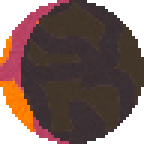
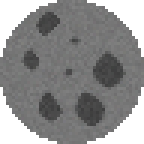
Layers edited between the first and the second (144, 144) image:
added layer "kaira_full.png copy #18" above "kaira_full.png copy #9" over [0,0,144,144]
showed "Pasted Layer copy #33" over [0,0,144,144]
showed "Pasted Layer copy #32" over [0,0,144,144]
showed "Pasted Layer copy #31" over [0,0,144,144]
showed "Pasted Layer copy #30" over [0,0,144,144]
showed "Pasted Layer copy #29" over [0,0,144,144]
showed "Pasted Layer copy #28" over [0,0,144,144]
showed "Pasted Layer copy #27" over [0,0,144,144]
showed "Pasted Layer copy #26" over [0,0,144,144]
showed "Pasted Layer copy #25" over [0,0,144,144]
showed "Pasted Layer copy #24" over [0,0,144,144]
showed "Pasted Layer copy #23" over [0,0,144,144]
showed "Pasted Layer copy #22" over [0,0,144,144]
showed "Pasted Layer copy #21" over [0,0,144,144]
showed "Pasted Layer copy #20" over [0,0,144,144]
showed "Pasted Layer copy #19" over [0,0,144,144]
showed "Pasted Layer copy #18" over [0,0,144,144]
hid "Pasted Layer copy #15" over [0,0,144,144]
